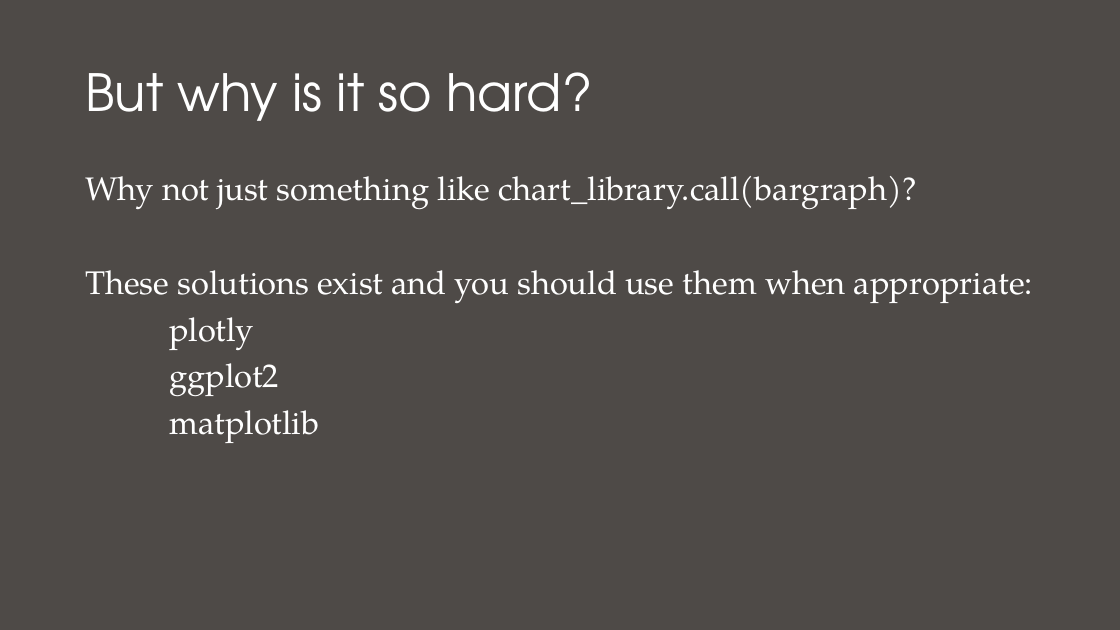
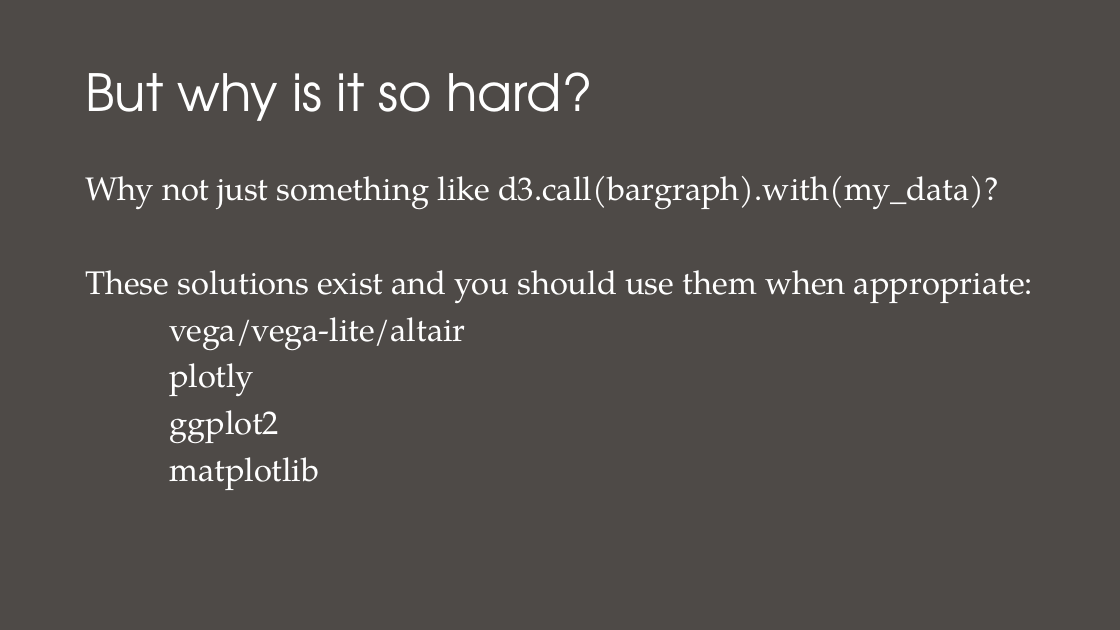
Before and after one commit to nuitrcs/Intro_to_d3_workshop, a slide deck: slide 11 of Introduction to D3.pptx (slide 4 before the commit). Drawn at 1120x630 pixels with LibreOffice and Linux fonts; fonts in the diff are those of the drawing. Boxes give left, top, right and bottom in pixels: in the first picture for what was removed or moved away, otherwise in the second. Text is boxed around its words. In the diff, an @@ line names an element or a change of style, - is before the commit and + after.

```diff
--- a/Introduction to D3.pptx
+++ b/Introduction to D3.pptx
@@ text at (85, 176, 999, 209): text changed @@
-Why not just something like chart_library.call(bargraph)?
+Why not just something like d3.call(bargraph).with(my_data)?
@@ text at (169, 317, 465, 350): paragraph added @@
+vega/vega-lite/altair
```
Also in this commit, not shown: 7 other slides changed, 6 slides added, 3 other files.
